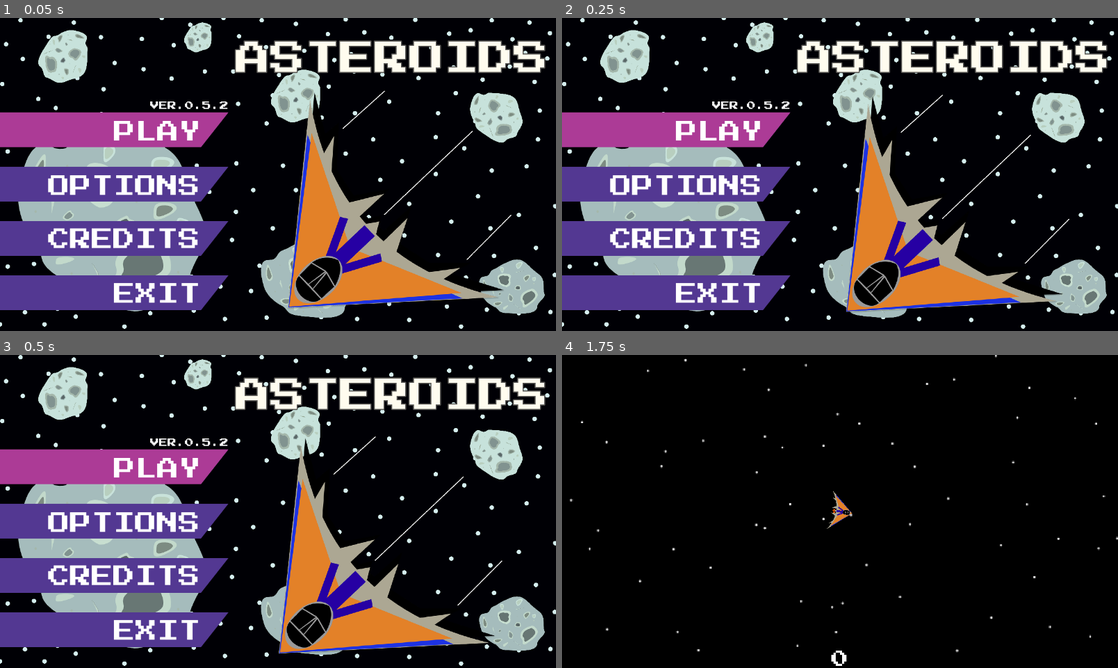
Above: before the commit, frames 1-4 (two rows, left to right).
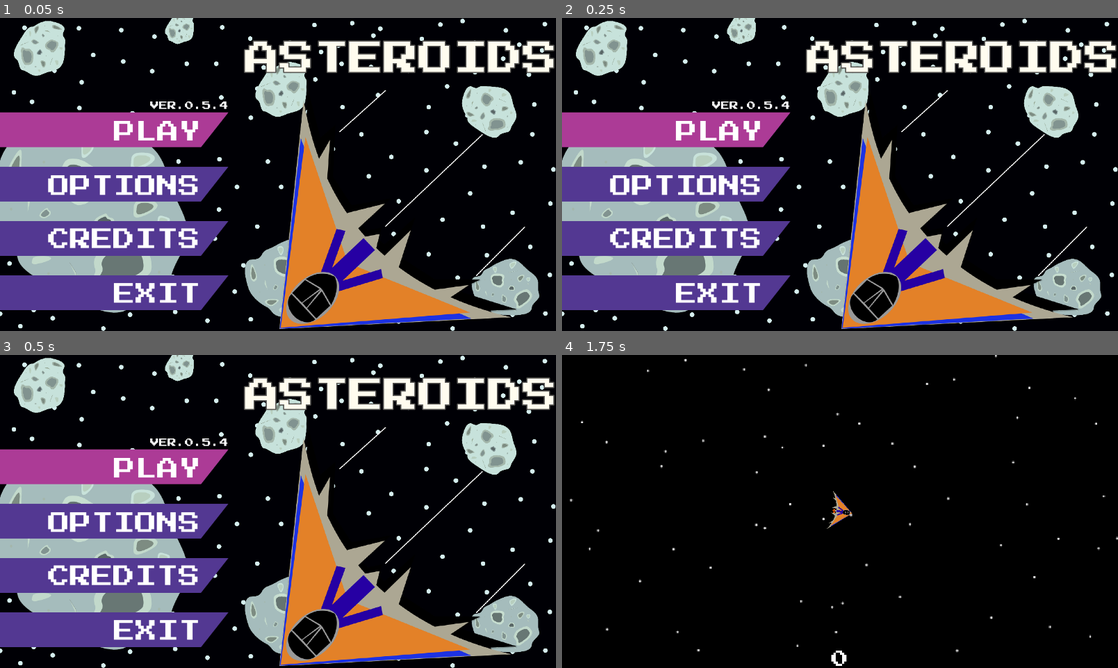
Above: after the commit, the same moments.

Repository: JustALover/Assteroids
Game: Godot game, scene res://Escenas/Assteroids Title Screen Menu/main_title_assteroids.tscn
The game is run twice, just before and just after one commit, with the same random seed, the same clock (stepped at 60 frames per second) and the same inputs. The engine's default icon, where the game draws it, is replaced by a stand-in: a white triangle on a blue panel in a dark square.
Inputs (mouse positions are in pixels of both pictures, inside the frame that each line leads up to):
- Up to frame 1 (0.05 s): no input
- Up to frame 2 (0.25 s): no input
- Up to frame 3 (0.5 s): no input
- Up to frame 4 (1.75 s): click "PLAY" at 0.5 s; tap Enter at 1.25 s; move the mouse to (962, 495) at 1.27 s; hold D (RIGHT) from 1.28 s (still down); hold Shift (BOOST MOVEMENT) from 1.28 s (still down)

The runs differ from the first frame. In frame 1, 24% of the frame differs, in the area x 0-100%, y 0-100%; in frame 2, 22%; in frame 3, 21%; in frame 4, nothing differs.

Commit message:
Fixed/Remaked/Removed: Screen issues
-Removed Spaceship animation
-Fixed Screen Issues in main title
-Fixed Screen Issues in Pause menu

Diff:
--- a/Escenas/Assteroids Title Screen Menu/main_title_assteroids.tscn
+++ b/Escenas/Assteroids Title Screen Menu/main_title_assteroids.tscn
@@ -11,33 +11,9 @@
 resource_name = "new_animation"
 length = 1.6666666
 loop_mode = 1
-tracks/0/type = "value"
-tracks/0/imported = false
-tracks/0/enabled = true
-tracks/0/path = NodePath("MilanoTitle:position")
-tracks/0/interp = 1
-tracks/0/loop_wrap = true
-tracks/0/keys = {
-"times": PackedFloat32Array(0, 1.0666667),
-"transitions": PackedFloat32Array(1, 1),
-"update": 0,
-"values": [Vector2(658, 140), Vector2(610, 188)]
-}
 
 [sub_resource type="Animation" id="Animation_j22t0"]
 length = 0.001
-tracks/0/type = "value"
-tracks/0/imported = false
-tracks/0/enabled = true
-tracks/0/path = NodePath("MilanoTitle:position")
-tracks/0/interp = 1
-tracks/0/loop_wrap = true
-tracks/0/keys = {
-"times": PackedFloat32Array(0),
-"transitions": PackedFloat32Array(1),
-"update": 0,
-"values": [Vector2(658, 140)]
-}
 
 [sub_resource type="AnimationLibrary" id="AnimationLibrary_dk712"]
 _data = {
@@ -55,33 +31,6 @@
 script = ExtResource("1_0u5ad")
 metadata/_edit_vertical_guides_ = [-67.0, 533.0]
 
-[node name="MainTitleBackground" type="TextureRect" parent="." unique_id=899236111]
-modulate = Color(0.8745098, 1, 1, 1)
-layout_mode = 1
-anchors_preset = 15
-anchor_right = 1.0
-anchor_bottom = 1.0
-offset_left = -13.999939
-offset_top = -10.0
-offset_right = 3826.0
-offset_bottom = 2238.0
-scale = Vector2(0.25560144, 0.2556014)
-texture = ExtResource("2_j22t0")
-
-[node name="MilanoTitle" type="TextureRect" parent="." unique_id=173369976]
-layout_mode = 1
-anchors_preset = -1
-anchor_left = 0.521
-anchor_top = 0.22800002
-anchor_right = 0.929
-anchor_bottom = 0.96500003
-offset_left = -8.880005
-offset_top = -24.160004
-offset_right = 757.8832
-offset_bottom = 754.19995
-scale = Vector2(0.40549847, 0.40549856)
-texture = ExtResource("4_dk712")
-
 [node name="PanelContainer" type="PanelContainer" parent="." unique_id=543495475]
 self_modulate = Color(1, 1, 1, 0)
 clip_contents = true
@@ -91,11 +40,18 @@
 anchor_right = 1.0
 anchor_bottom = 1.0
 offset_left = -17.679996
-offset_right = -17.0
+offset_right = 4.0
 offset_bottom = 2.0
 grow_horizontal = 2
 grow_vertical = 2
 
+[node name="MainTitleBackground" type="TextureRect" parent="PanelContainer" unique_id=899236111]
+modulate = Color(0.8745098, 1, 1, 1)
+layout_mode = 2
+texture = ExtResource("2_j22t0")
+expand_mode = 3
+stretch_mode = 6
+
 [node name="HBoxContainer" type="HBoxContainer" parent="PanelContainer" unique_id=819533223]
 clip_contents = true
 layout_direction = 2
@@ -120,7 +76,7 @@
 layout_mode = 2
 theme_override_fonts/font = ExtResource("2_clr4r")
 theme_override_font_sizes/font_size = 20
-text = "VER.0.5.2"
+text = "VER.0.5.4"
 horizontal_alignment = 2
 vertical_alignment = 2
 
@@ -277,7 +233,6 @@
 vertical_alignment = 2
 
 [node name="MilanoFastTexture" type="TextureRect" parent="PanelContainer/HBoxContainer/RightContainer" unique_id=1899331014]
-self_modulate = Color(1, 1, 1, 0)
 layout_mode = 2
 size_flags_vertical = 3
 texture = ExtResource("4_dk712")
--- a/Escenas/Pause Menu/pause_menu.tscn
+++ b/Escenas/Pause Menu/pause_menu.tscn
@@ -53,6 +53,7 @@
 grow_horizontal = 2
 grow_vertical = 2
 script = ExtResource("1_8gegd")
+metadata/_edit_vertical_guides_ = [636.0]
 
 [node name="BlackBackground" type="TextureRect" parent="." unique_id=940320070]
 layout_mode = 1
@@ -90,6 +91,7 @@
 grow_vertical = 2
 texture = ExtResource("4_fs0pw")
 expand_mode = 1
+stretch_mode = 4
 
 [node name="GamePaused!Label" type="Label" parent="." unique_id=163006430]
 layout_mode = 1
@@ -105,6 +107,7 @@
 theme_override_fonts/font = ExtResource("5_1jmmk")
 theme_override_font_sizes/font_size = 80
 text = "GAME PAUSED!"
+horizontal_alignment = 1
 
 [node name="PressEscToPlayLabel" type="Label" parent="." unique_id=1492975148]
 layout_mode = 1
@@ -120,6 +123,7 @@
 theme_override_fonts/font = ExtResource("6_qfdtc")
 theme_override_font_sizes/font_size = 20
 text = "PRESS ESC TO PLAY"
+horizontal_alignment = 1
 
 [node name="PressEscToPlayAnim" type="AnimationPlayer" parent="." unique_id=39482181]
 root_node = NodePath("../PressEscToPlayLabel")
Not shown, changed: export_presets.cfg
